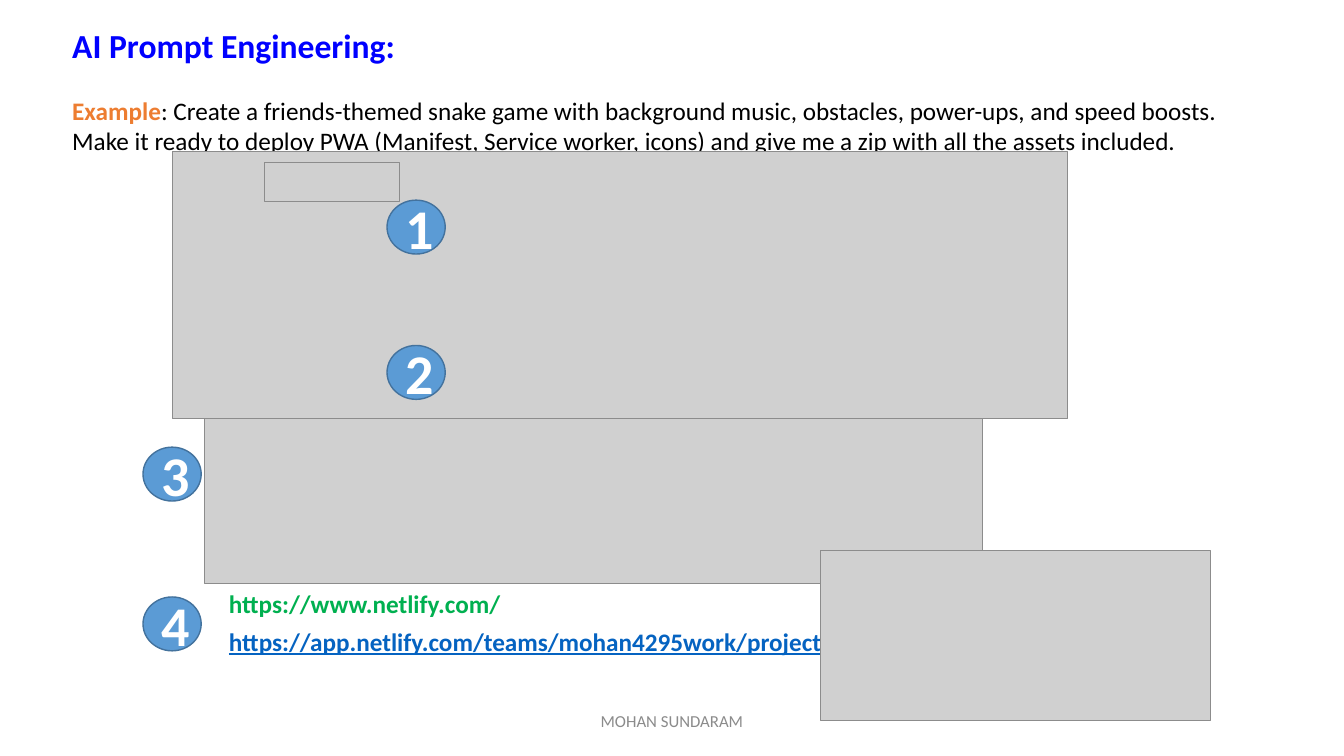
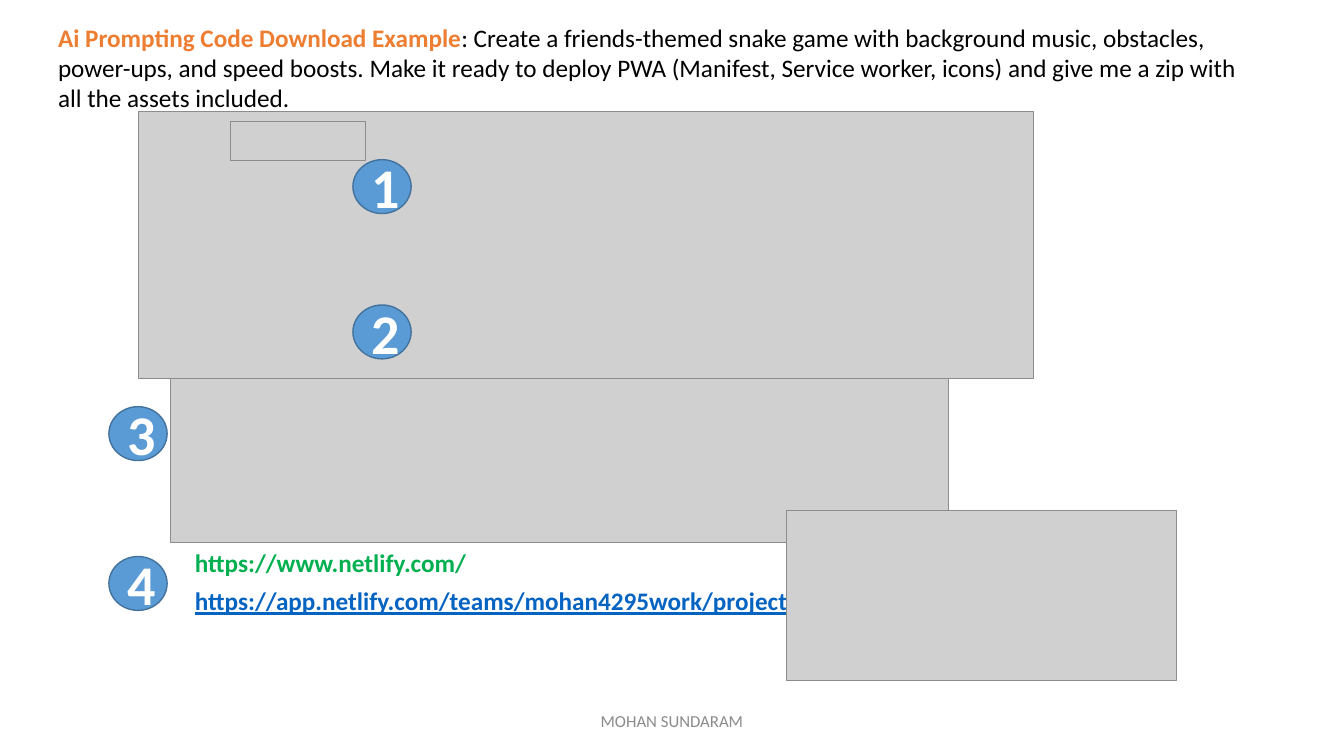
Before and after one commit to mohan4295work/Doc, a slide deck: slide 14 of Artificial Intelligence.pptx (slide 11 before the commit). Drawn at 1344x756 pixels with LibreOffice and Linux fonts; fonts in the diff are those of the drawing; grey boxes stand for pictures. Boxes give left, top, right and bottom in pixels: in the first picture for what was removed or moved away, otherwise in the second. Text is boxed around its words. In the diff, an @@ line names an element or a change of style, - is before the commit and + after.

```diff
--- a/Artificial Intelligence.pptx
+++ b/Artificial Intelligence.pptx
@@ text at [58,29,1235,114]: text changed @@
-AI Prompt Engineering:
-Example: Create a friends-themed snake game with background music, obstacles, power-ups, and speed boosts. Make it ready to deploy PWA (Manifest, Service worker, icons) and give me a zip with all the assets included.
+Ai Prompting Code Download Example: Create a friends-themed snake game with background music, obstacles, power-ups, and speed boosts. Make it ready to deploy PWA (Manifest, Service worker, icons) and give me a zip with all the assets included.
@@ 4 pictures, 4 ellipses, 2 texts: place and size @@
-4 pictures, 4 ellipses, 2 texts at [143,152,1211,721]
+4 pictures, 4 ellipses, 2 texts at [109,112,1177,681]
```
Also in this commit, not shown: 1 other slide changed, 3 slides added.
